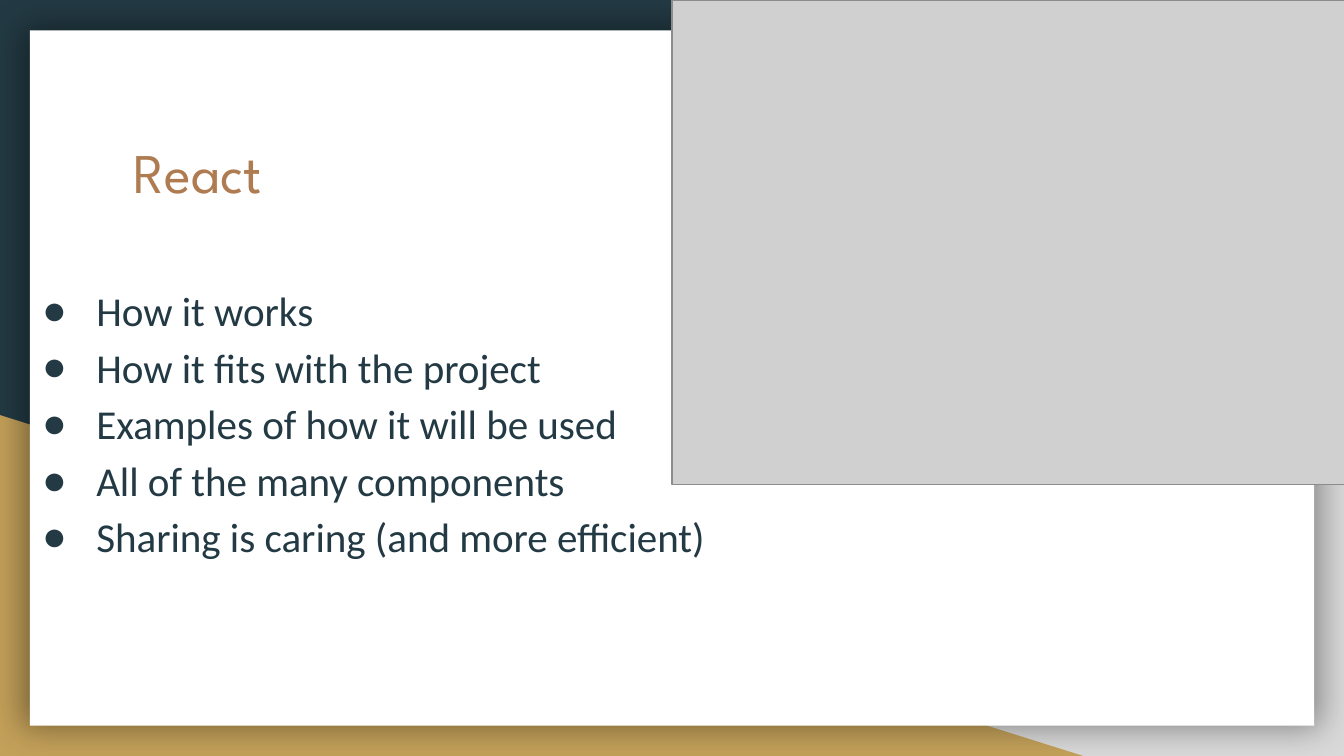
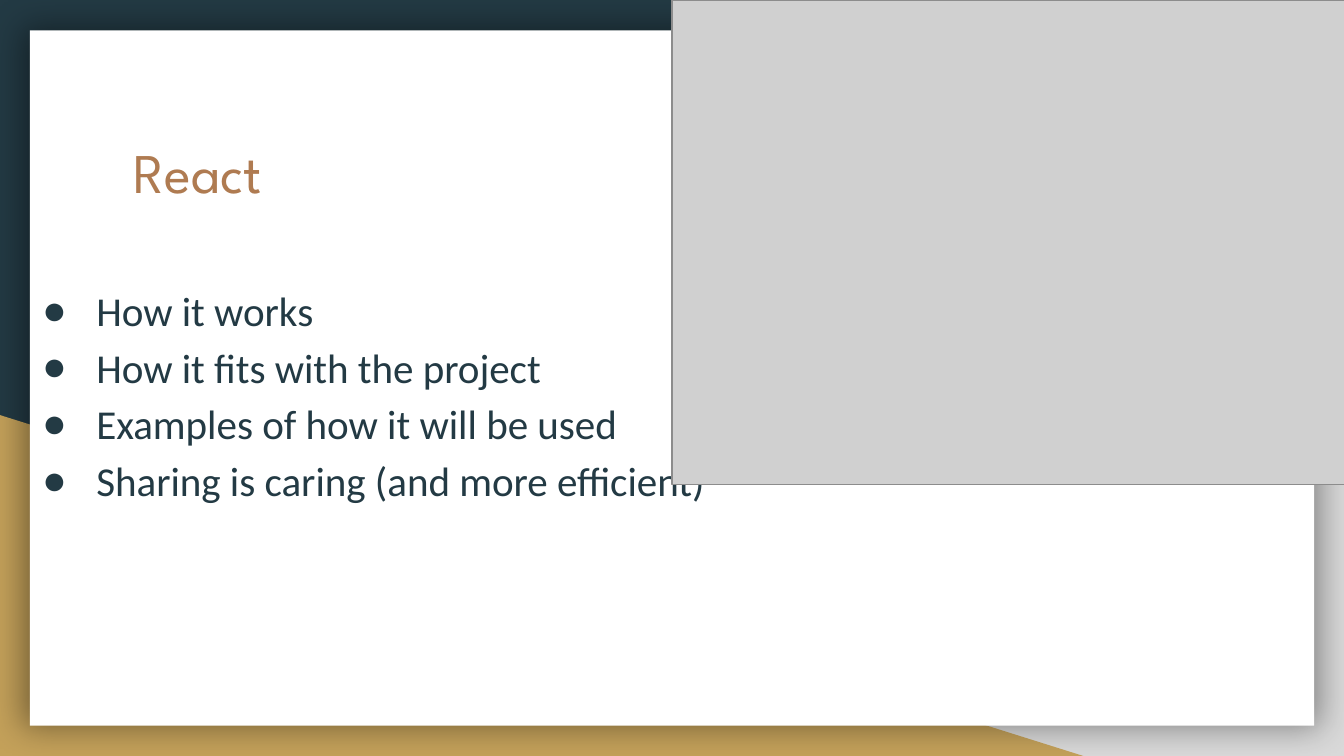
Before and after one commit to DustinWZook/Atlas-Itinerary, a slide deck: slide 9 of Documents/Project Design/Project Design.pptx. Drawn at 1344x756 pixels with LibreOffice and Linux fonts; fonts in the diff are those of the drawing; grey boxes stand for pictures. Boxes give left, top, right and bottom in pixels: in the first picture for what was removed or moved away, otherwise in the second. Text is boxed around its words. In the diff, an @@ line names an element or a change of style, - is before the commit and + after.

```diff
--- a/Documents/Project Design/Project Design.pptx
+++ b/Documents/Project Design/Project Design.pptx
@@ text at box(96, 467, 564, 503): paragraph removed @@
-● All of the many components
```
Also in this commit, not shown: 5 slides added.
